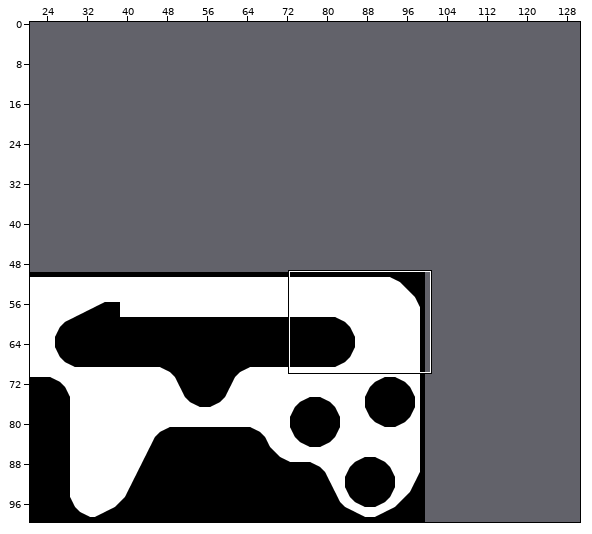
Two versions of a level (Tiled map (JSON), docs/map/pixel-hill-zone.json). The first picture is a wide view before the edit; the outline marks the close-up.
Close-up. As it was:
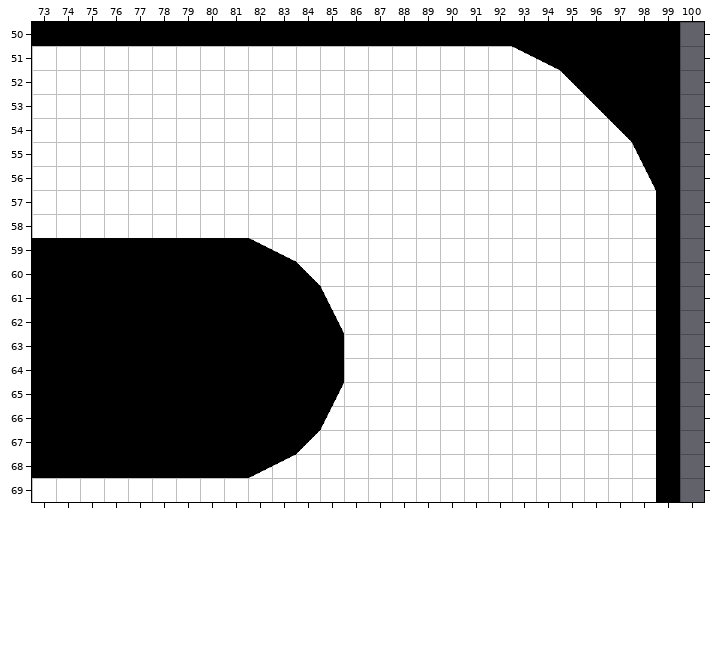
Cells are 32x32 px. Shown: x 73..100, y 50..69. The commit also changed other parts of the map, which this record leaves out. The old version is drawn lined up with the new one.
Once edited:
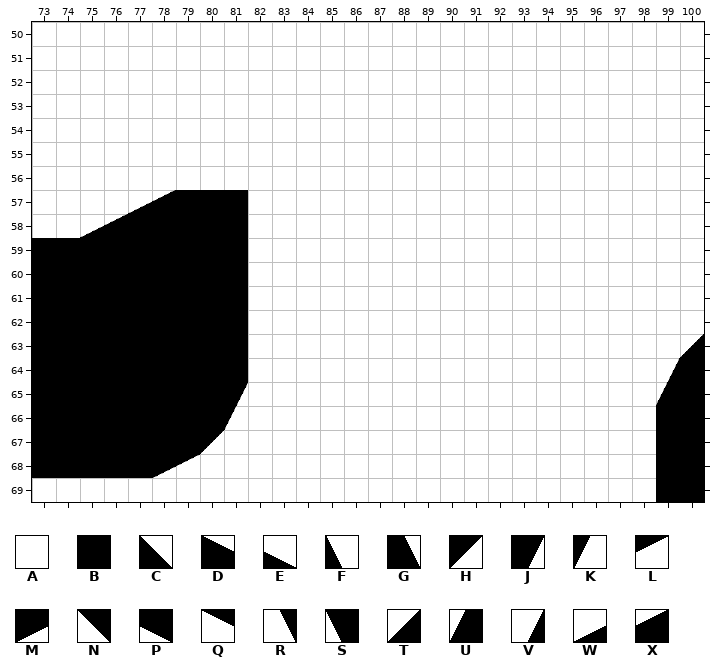
Key: from "Shapes": A 0, B 1, C 2, D 3, E 4, F 5, G 6, H 9, J 10, K 11, L 12, M 13, N 16, P 17, Q 18, R 19, S 20, T 23, U 24, V 25, W 26, X 27.
_ is an empty cell, . an unchanged one.
Objects are placed by their top-left corner, in cells (3,4 is the top-left corner of cell 3,4); size is 1x1 cell unless given.
Edits made:
map size 100x50 -> 200x100 cells (old content now starts at 0,50; both pictures use the new coordinates)
--- layer "objects"
+B "layer-switch" at 100,56
+B "layer-switch" at 100,57
+B "layer-switch" at 100,58
+B "layer-switch" at 100,59
+B "layer-switch" at 100,60
+B "layer-switch" at 100,61
--- layer "base terrain"
@@ x 73..100 @@
-50 BBBBBBBBBBBBBBBBBBBBBBBBBBB_
-51 ....................QPBBBBB_
-52 ......................NBBBB_
-53 .......................NBBB_
-54 ........................NBB_
-55 .........................SB_
-56 .........................RB_
-57 ....AAAAA.................B_
-58 ..AAAAAAA.................B_
-59 .........DE...............B_
-60 .........BBC..............B_
-61 .........BBBF.............B_
-62 .........BBBG.............B_
-63 .........BBBB.............B_
-64 .........BBBB.............B_
-65 ........BBBBJ.............B_
-66 ........BBBBK.............._
-67 .......BBBBH..............._
-68 .....BBBBML................_
-69 ..........................._
+50 AAAAAAAAAAAAAAAAAAAAAAAAAAAA
+51 ....................AAAAAAAA
+52 ......................AAAAAA
+53 .......................AAAAA
+54 ........................AAAA
+55 .........................AAA
+56 .........................AAA
+57 ....WXBBB.................AA
+58 ..WXBBBBB.................AA
+59 .........AA...............AA
+60 .........AAA..............AA
+61 .........AAAA.............AA
+62 .........AAAA.............AA
+63 .........AAAA.............AT
+64 .........AAAA.............VB
+65 ........JAAAA.............UB
+66 ........KAAAA..............B
+67 .......HAAAA...............B
+68 .....MLAAAA................B
+69 ...........................B
Boxes around the changes in both close-ups, in picture pixels (x1, y1, x2, y2):
changed: (32, 22, 704, 502)
